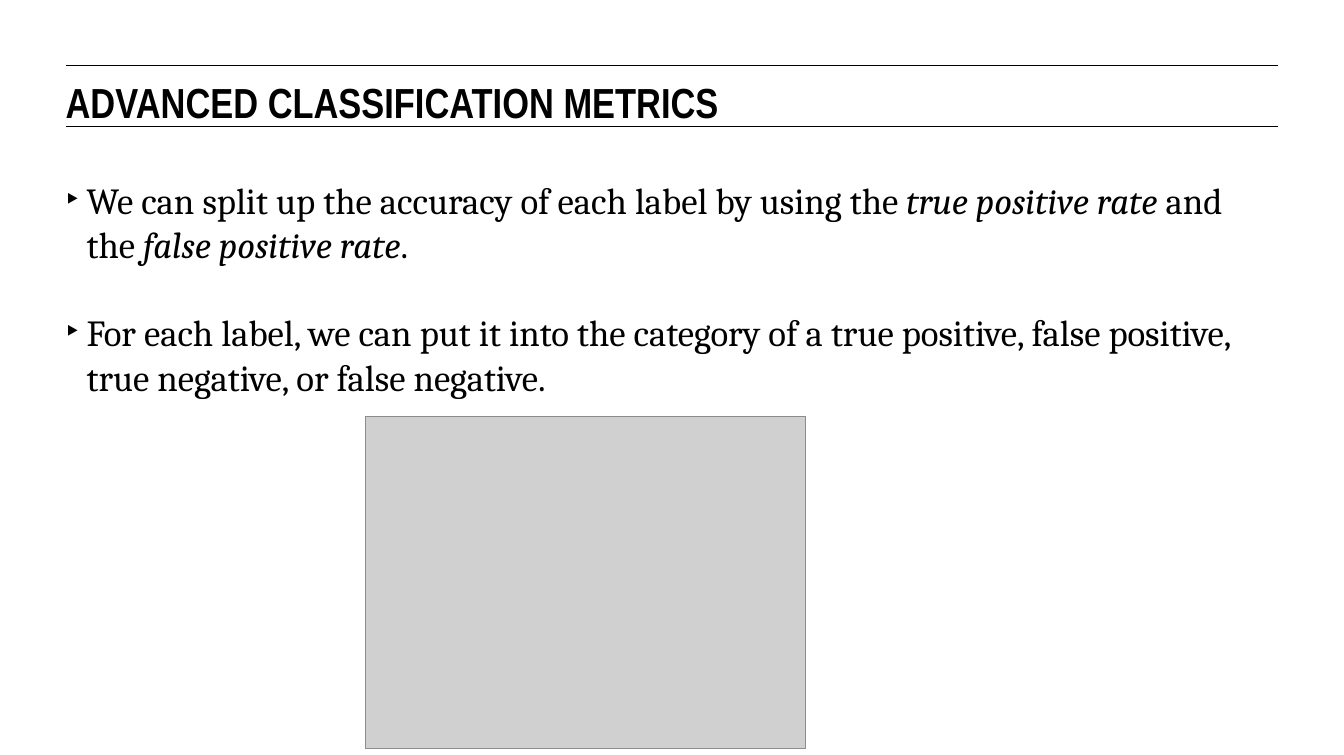
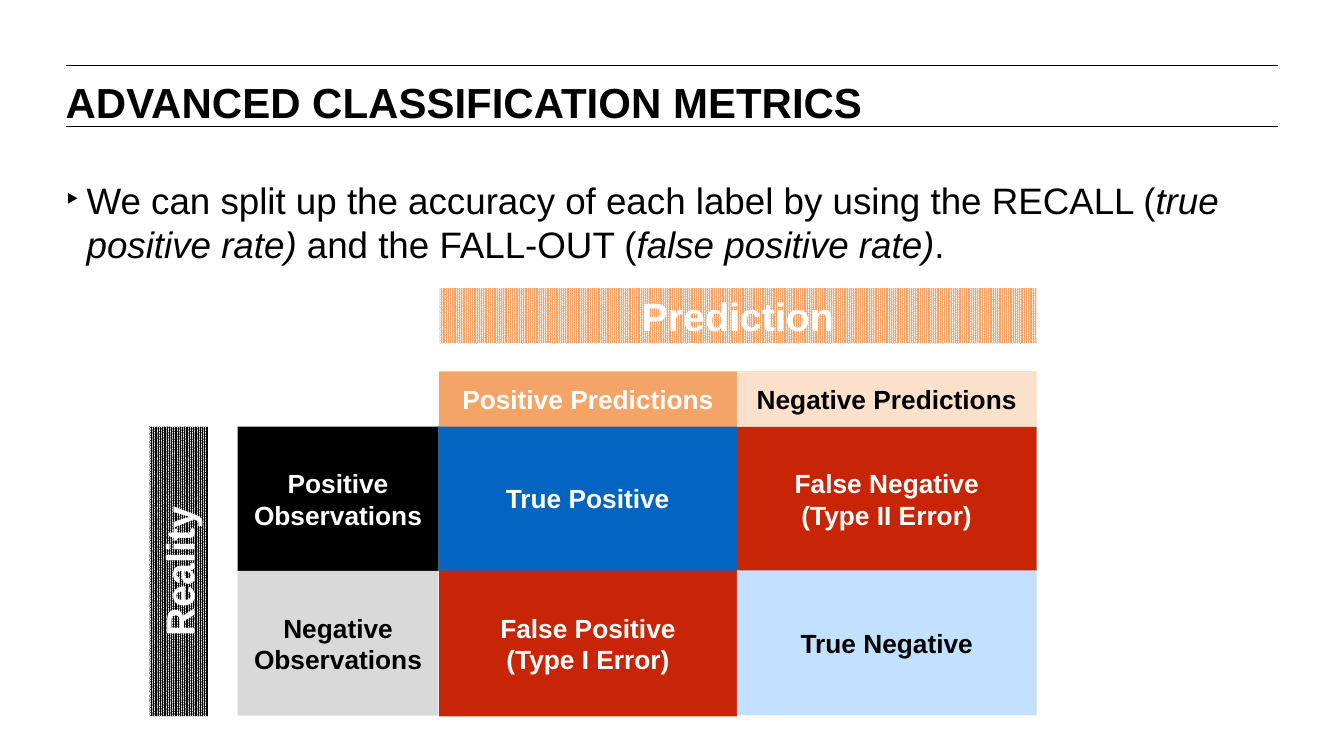
Before and after one commit to matanefron/data-sets, a slide deck: slide 31 of lessons/lesson-9/09-intro-to-logistic-regression.pptx (slide 38 before the commit). Drawn at 1344x755 pixels with LibreOffice and Linux fonts; fonts in the diff are those of the drawing; grey boxes stand for pictures. Boxes give left, top, right and bottom in pixels: in the first picture for what was removed or moved away, otherwise in the second. Text is boxed around its words. In the diff, an @@ line names an element or a change of style, - is before the commit and + after.

```diff
--- a/lessons/lesson-9/09-intro-to-logistic-regression.pptx
+++ b/lessons/lesson-9/09-intro-to-logistic-regression.pptx
@@ text "ADVANCED CLASSIFICATION METRICS" at bbox=[66, 88, 862, 119]: font Arial Narrow to Arial @@
@@ text at bbox=[87, 187, 1218, 265]: text changed; font Cambria to Arial @@
-‣ We can split up the accuracy of each label by using the true positive rate and the false positive rate.
-‣ For each label, we can put it into the category of a true positive, false positive, true negative, or false negative.
+‣ We can split up the accuracy of each label by using the RECALL (true positive rate) and the FALL-OUT (false positive rate).
@@ rectangle added at bbox=[439, 288, 1037, 344], fill pattern #F4A467 on #FFFFFF, 30 pt, text #FFFFFF, bold @@
+Prediction
@@ rectangle added at bbox=[439, 371, 737, 427], fill #F4A467, 20 pt, text #FFFFFF, bold @@
+Positive Predictions
@@ rectangle added at bbox=[737, 371, 1037, 427], fill #FBE1CC, 20 pt, text #000000, bold @@
+Negative Predictions
@@ picture removed at bbox=[366, 416, 806, 748] @@
@@ rectangle added at bbox=[150, 426, 208, 716], fill pattern #000000 on #FFFFFF, 30 pt, text #FFFFFF, bold @@
+Reality
@@ rectangle added at bbox=[237, 426, 439, 571], fill #000000, 20 pt, text #FFFFFF, bold @@
+Positive Observations
@@ rectangle added at bbox=[439, 426, 737, 571], fill #0365C0, 20 pt, text #FFFFFF, bold @@
+True Positive
@@ rectangle added at bbox=[737, 426, 1037, 571], fill #C82506, 20 pt, text #FFFFFF, bold @@
+False Negative
+(Type II Error)
@@ rectangle added at bbox=[237, 571, 439, 715], fill #D9D9D9, 20 pt, text #000000, bold @@
+Negative Observations
@@ rectangle added at bbox=[439, 571, 737, 716], fill #C82506, 20 pt, text #FFFFFF, bold @@
+False Positive
+(Type I Error)
@@ rectangle added at bbox=[737, 570, 1037, 715], fill #C1E1FE, 20 pt, text #000000, bold @@
+True Negative
```
Also in this commit, not shown: 46 other slides changed, 8 slides added, 21 slides removed, 9 other files.
